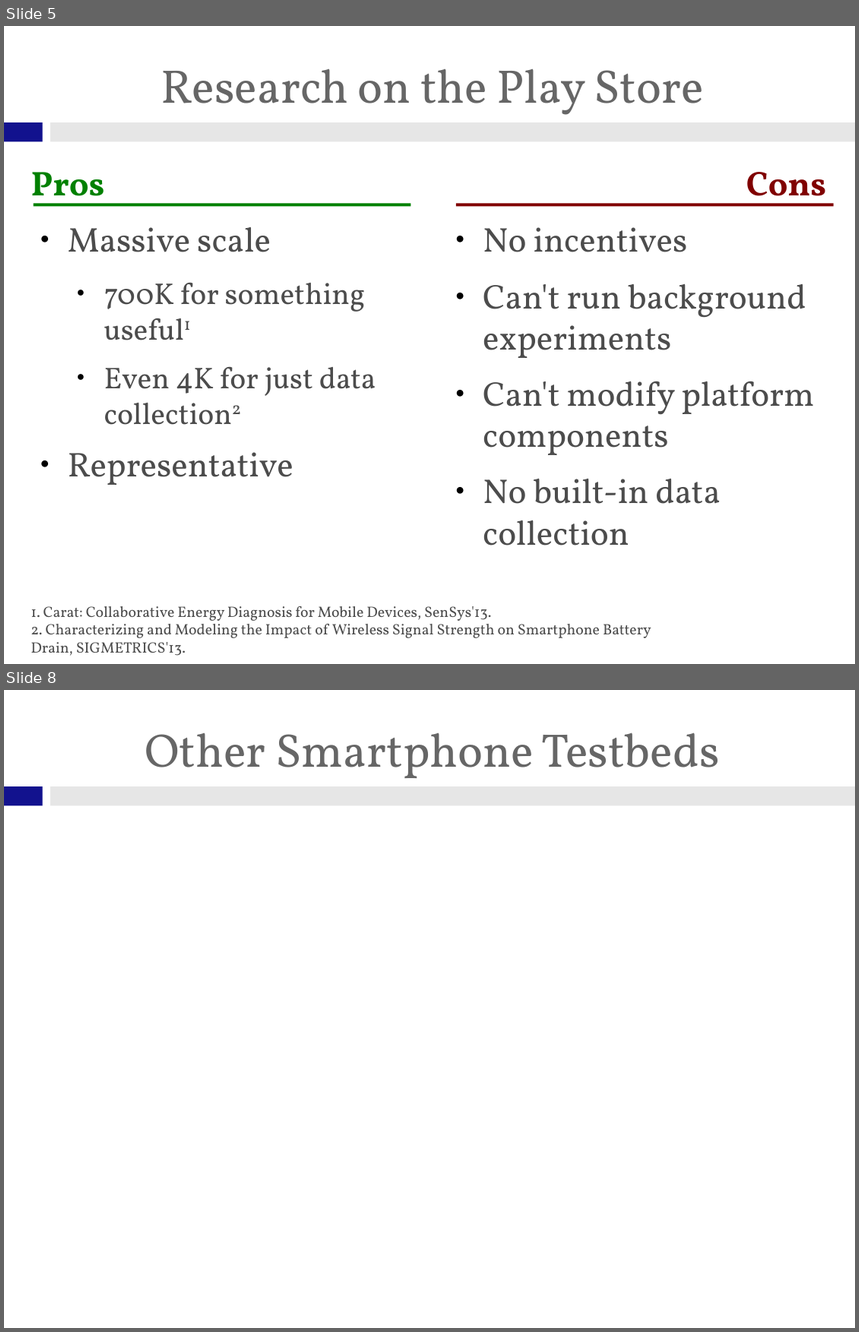
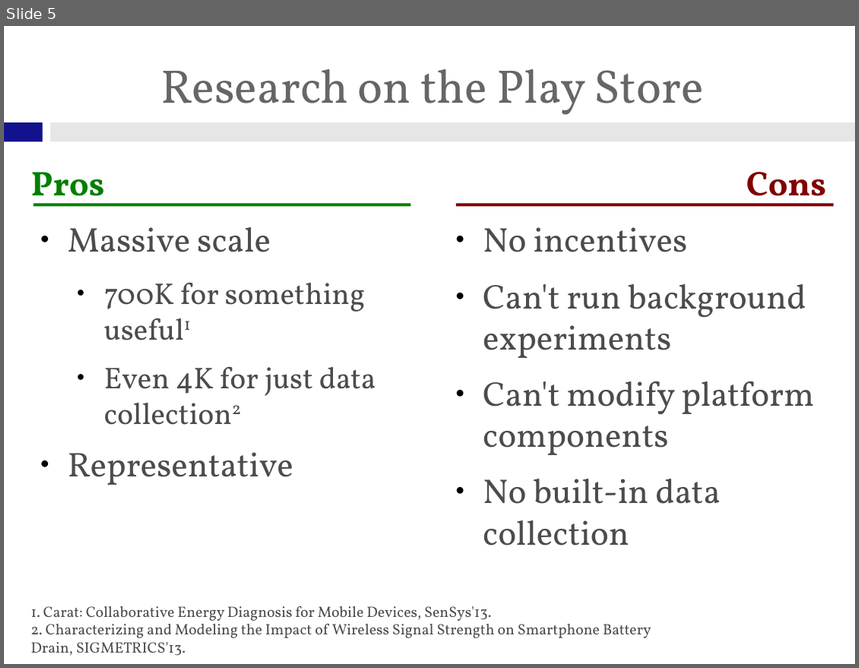
Before and after one commit to gchallen/talks.sensemine2013-phonelab, a slide deck: talk.odp. Shown one above the other, each under a label of ours: slides 5 and 8 before the commit, slide 5 after it; the slides between them are not shown. The pictures are 859x1332 and 859x668 pixels, drawn with LibreOffice and Linux fonts; fonts in the diff are those of the drawing; background and template pictures are left out. Boxes give left, top, right and bottom in pixels: in the first picture for what was removed or moved away, otherwise in the second. Text is boxed around its words. In the diff, an @@ line names an element or a change of style, - is before the commit and + after.

```diff
--- a/talk.odp
+++ b/talk.odp
@@ slide 8 removed at (4,690,855,1328), background #FFFFFF; not listed: 2 template elements that a slide beside it also shows @@
@@ title removed at (145,733,720,778) @@
-Other Smartphone Testbeds
```
Also in this commit, not shown: 1 slide changed, 8 slides added, 1 other slide removed, 9 other files.
